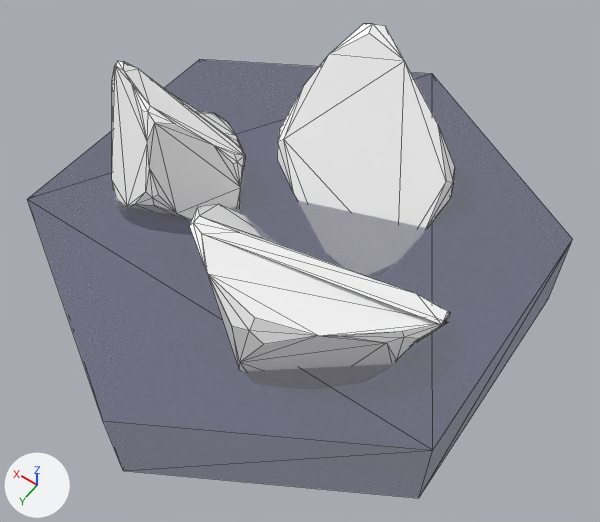
A saved change to the glTF model assets/models/glTF/HexCell_Arctic_1.glb.
Camera for both pictures: a camera (50 mm lens) standing at (-1.176, 1.612, 2.417) and looking at (-0.094, 0.099, 0.038). The lights are fixed; the arrows at lower left show +X, +Y and +Z. Mesh edges are drawn as thin lines.

Names of what the first picture shows: 'HexCell_Arctic_1'.
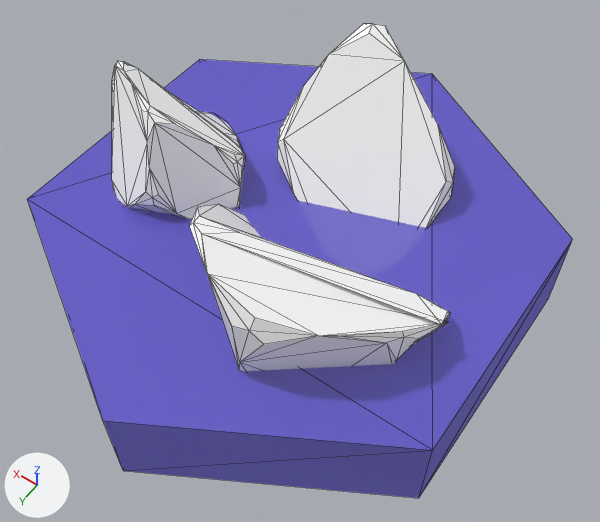
Edits to the bpy script that builds the scene:
```text
Change mat_water:
    mat_water.base_color: (0.0267, 0.0216, 0.114) -> (0.133, 0.104, 0.669)  # dark blue #2d285f -> blue #665bd6
    mat_water.alpha: 0.405 -> 0.732
```

Location of each change, [x1, y1, x2, y2] in pixels of the pictures (600 x 522 px):
'HexCell_Arctic_1', recoloured, surface changed (grey to blue)
    both: [27, 59, 573, 498]
